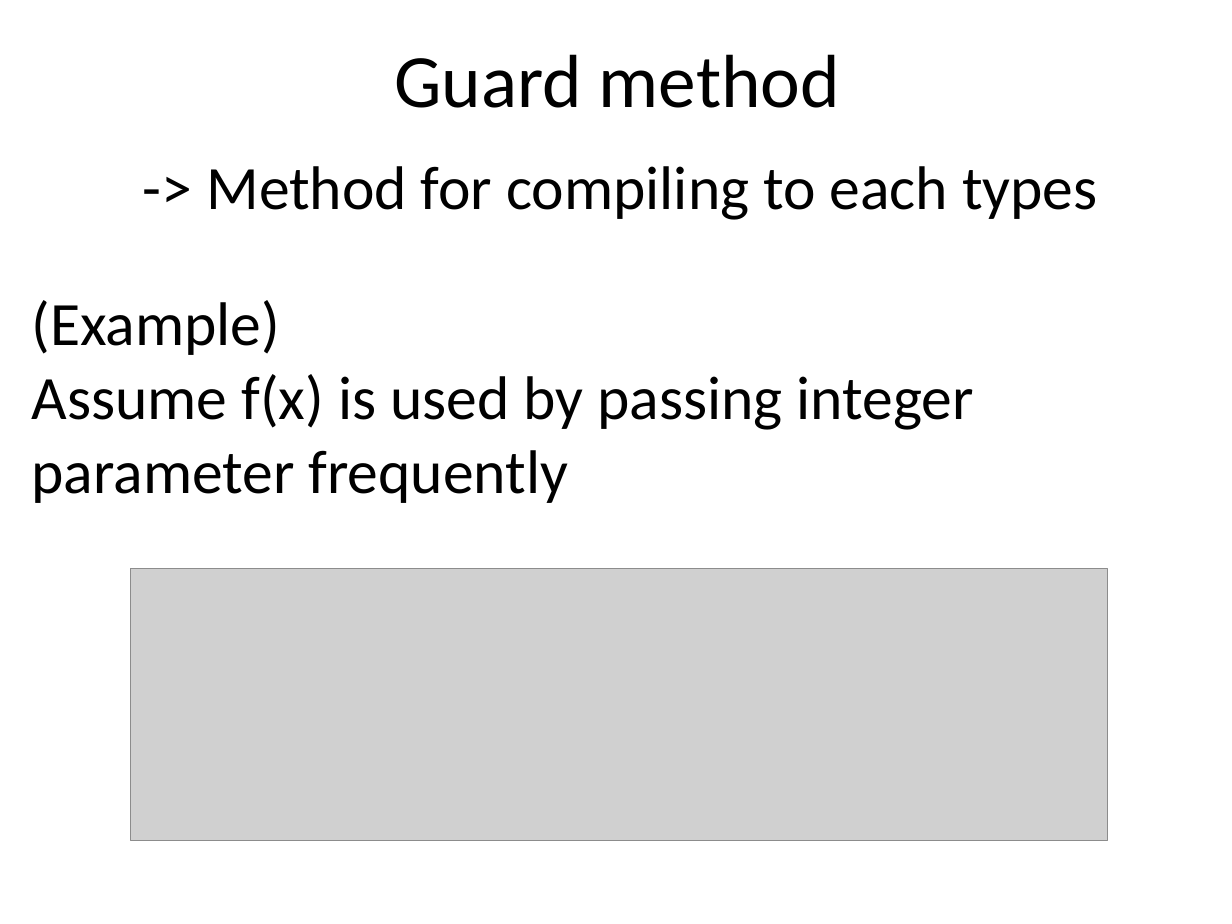
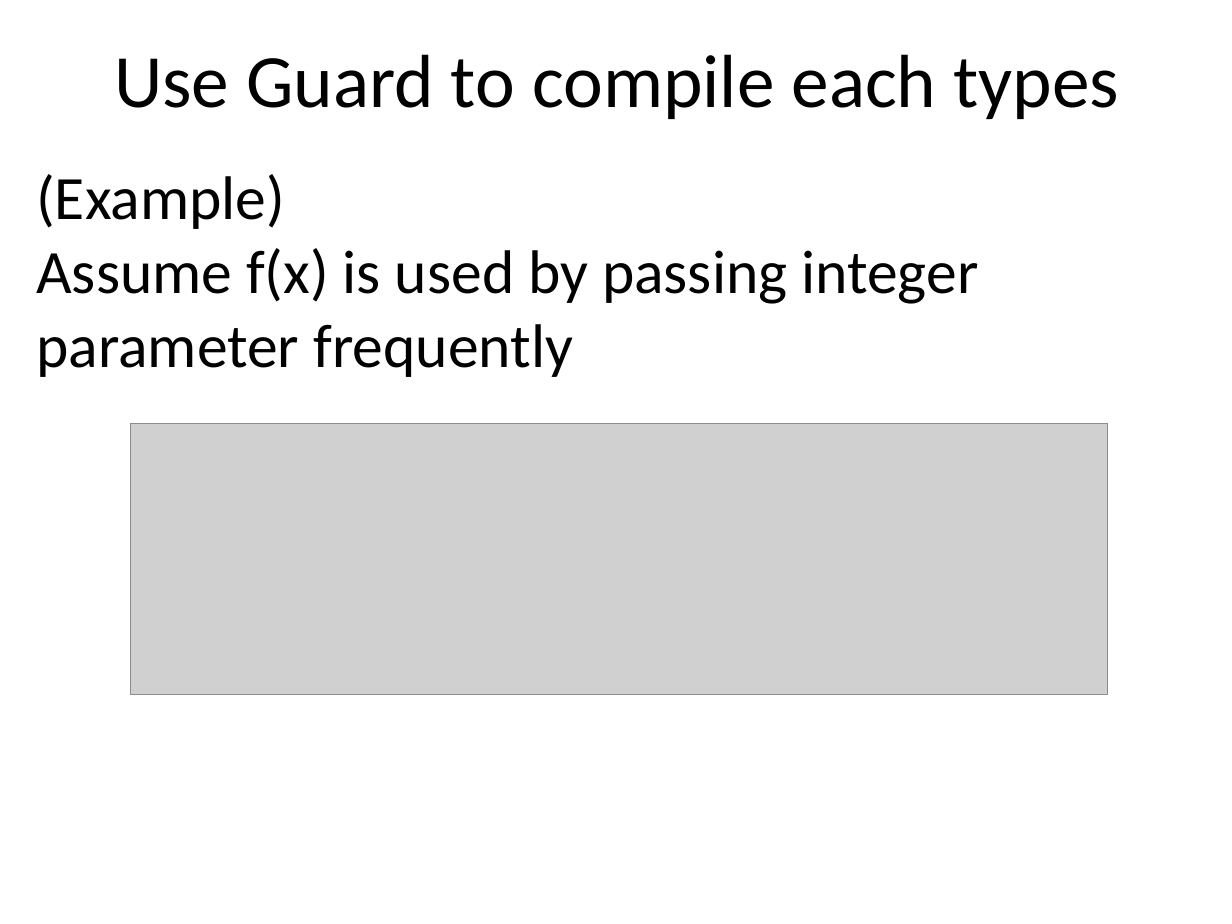
Before and after one commit to ryotaro/pyconjp2012slide, a slide deck: slide 30 of master/Fundamental Technologies Used in PyPy JIT Compiler.pptx. Drawn at 1232x924 pixels with LibreOffice and Linux fonts; fonts in the diff are those of the drawing; grey boxes stand for pictures. Boxes give left, top, right and bottom in pixels: in the first picture for what was removed or moved away, otherwise in the second. Text is boxed around its words. In the diff, an @@ line names an element or a change of style, - is before the commit and + after.

Commit message:
35

```diff
--- a/master/Fundamental Technologies Used in PyPy JIT Compiler.pptx
+++ b/master/Fundamental Technologies Used in PyPy JIT Compiler.pptx
@@ title at bbox=[114, 54, 1119, 119]: text changed @@
-Guard method
+Use Guard to compile each types
@@ text "(Example)": place and size @@
-text "(Example)" at bbox=[31, 300, 974, 503]
+text "(Example)" at bbox=[36, 174, 978, 377]
@@ text removed at bbox=[206, 166, 1097, 220] @@
--> Method for compiling to each types
@@ picture: place and size @@
-picture at bbox=[131, 569, 1108, 840]
+picture at bbox=[131, 424, 1108, 695]
```
Also in this commit, not shown: 4 other slides changed.
